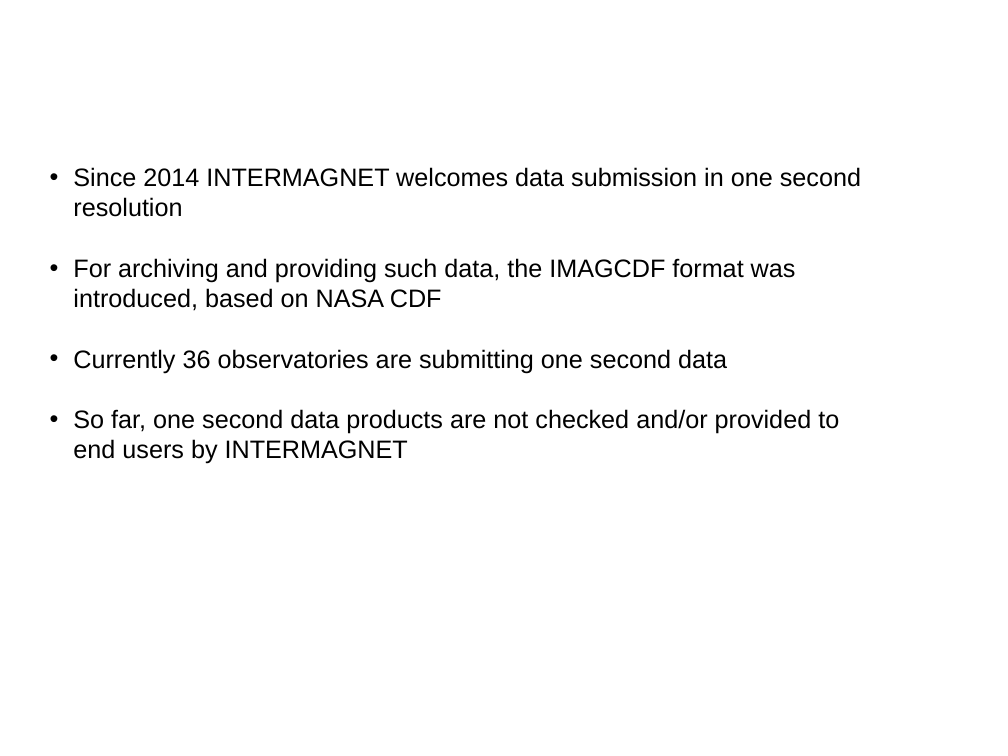
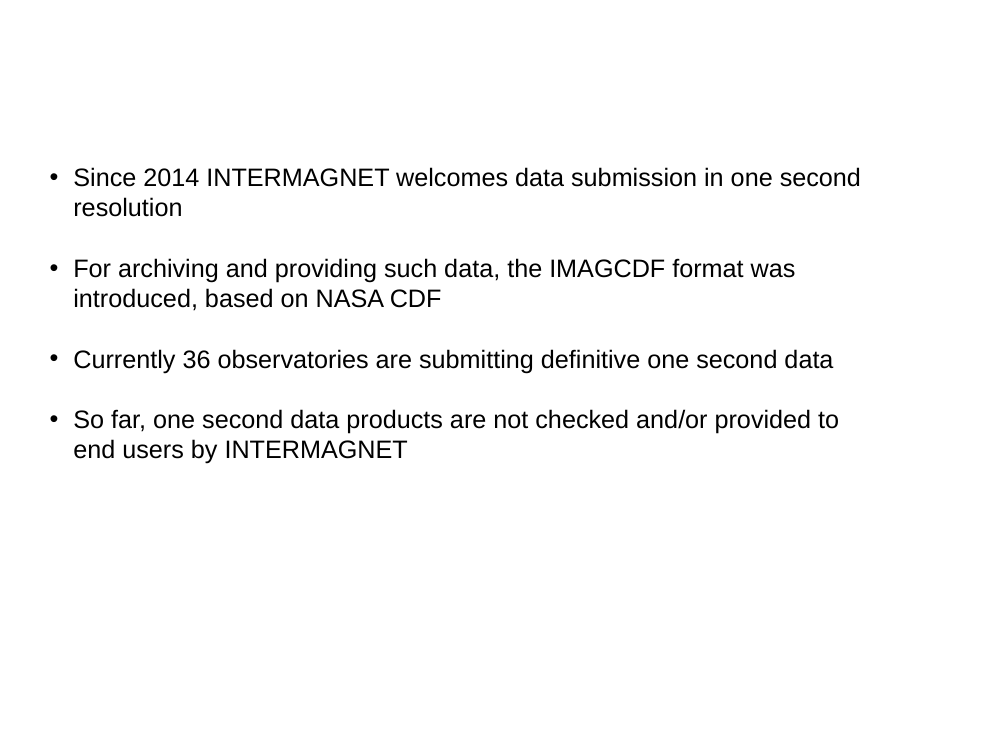
Before and after one commit to INTERMAGNET/IMBOT, a slide deck: slide 2 of documentation/imbot.pptx. Drawn at 1008x756 pixels with LibreOffice and Linux fonts; fonts in the diff are those of the drawing; background and template pictures are left out. Boxes give left, top, right and bottom in pixels: in the first picture for what was removed or moved away, otherwise in the second. Text is boxed around its words. In the diff, an @@ line names an element or a change of style, - is before the commit and + after.

```diff
--- a/documentation/imbot.pptx
+++ b/documentation/imbot.pptx
@@ text at [73, 349, 833, 373]: text changed @@
-• Currently 36 observatories are submitting one second data
+• Currently 36 observatories are submitting definitive one second data
```
Also in this commit, not shown: 3 other slides changed, 10 slides added, 2 other files.
